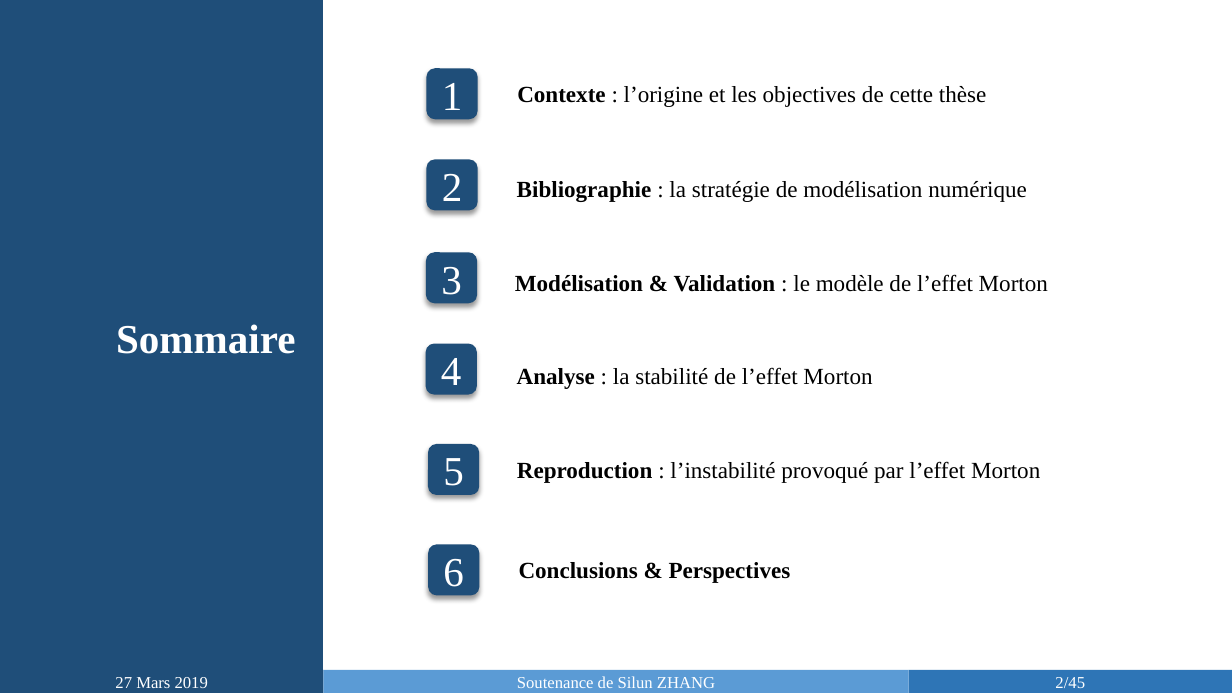
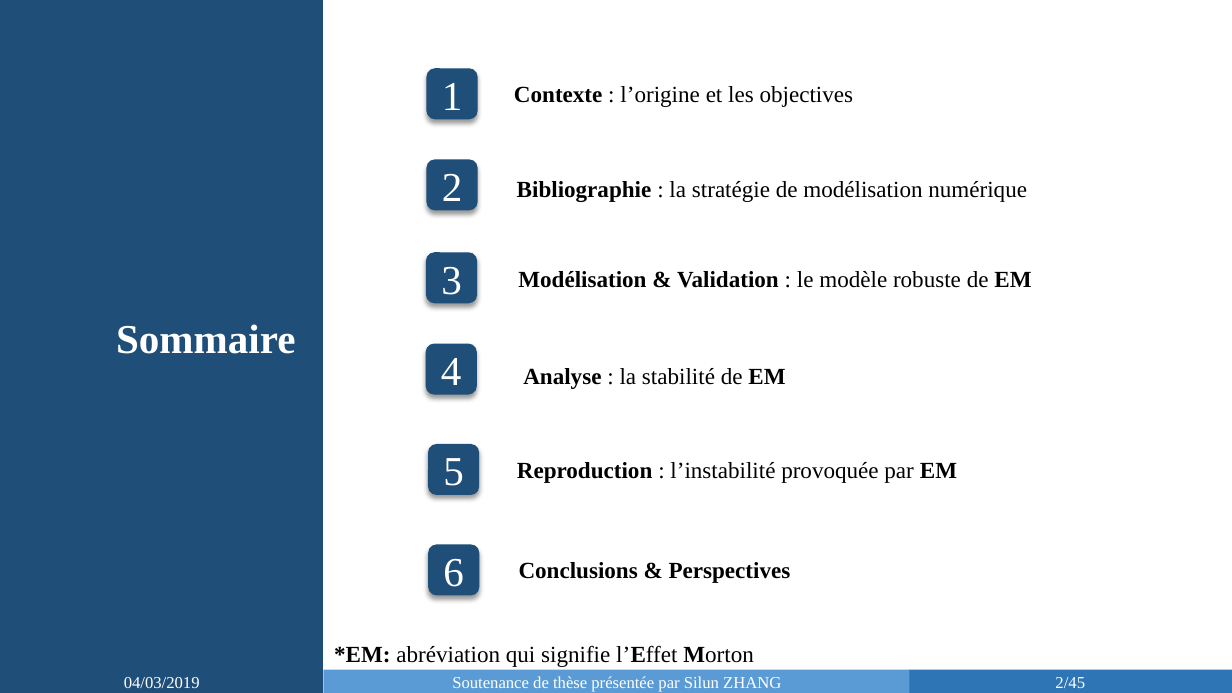
Before and after one commit to SilunZ/SoutenanceThese, a slide deck: slide 2 of Soutenance_Silun ZHANG-slides.pptx. Drawn at 1232x693 pixels with LibreOffice and Linux fonts; fonts in the diff are those of the drawing. Boxes give left, top, right and bottom in pixels: in the first picture for what was removed or moved away, otherwise in the second. Text is boxed around its words. In the diff, an @@ line names an element or a change of style, - is before the commit and + after.

```diff
--- a/Soutenance_Silun ZHANG-slides.pptx
+++ b/Soutenance_Silun ZHANG-slides.pptx
@@ text at [514,86,854,107]: text changed @@
-Contexte : l’origine et les objectives de cette thèse
+Contexte : l’origine et les objectives
@@ text at [518,271,1031,288]: text changed; bold on @@
-Modélisation & Validation : le modèle de l’effet Morton
+Modélisation & Validation : le modèle robuste de EM
@@ text at [523,368,785,389]: text changed @@
-Analyse : la stabilité de l’effet Morton
+Analyse : la stabilité de EM
@@ text at [517,462,957,483]: text changed @@
-Reproduction : l’instabilité provoqué par l’effet Morton
+Reproduction : l’instabilité provoquée par EM
@@ text added at [334,645,753,667], 18 pt, text #000000 @@
+*EM: abréviation qui signifie l’Effet Morton
@@ text at [124,677,200,688]: text changed @@
-27 Mars 2019
+04/03/2019
@@ text in rectangle at [452,676,781,691]: text changed @@
-Soutenance de Silun ZHANG
+Soutenance de thèse présentée par Silun ZHANG
@@ page number at [909,670,1232,693]: rectangle to page number @@
```
Also in this commit, not shown: 13 other slides changed, 6 slides added, 4 other files.
